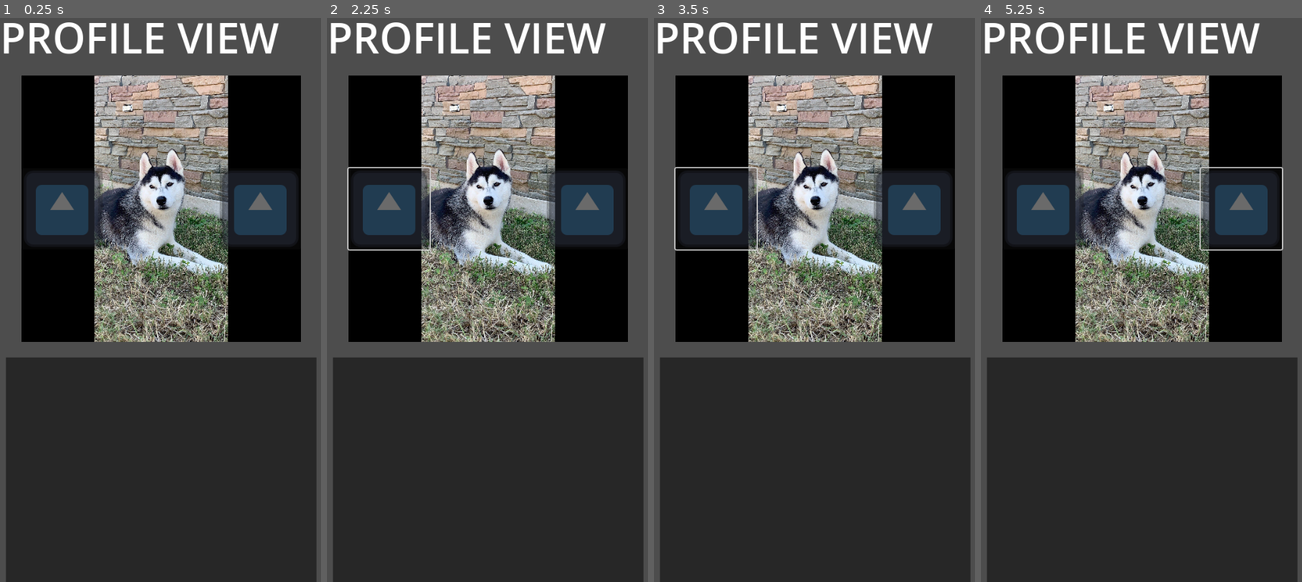
Above: before the commit, frames 1-4 (left to right).
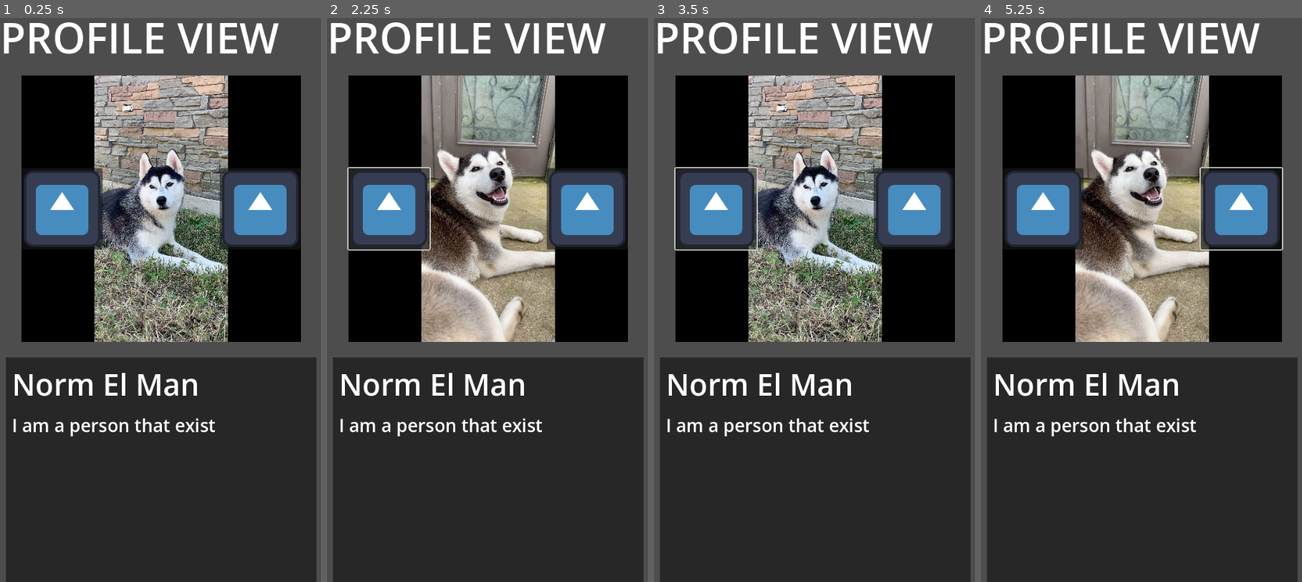
Above: after the commit, the same moments.

Repository: Wyatt5150/Dog-Tinder-Codestuff
Game: Godot game, scene res://Scenes/ProfileView.tscn
Same seed, same stepped clock (60 frames per second), same inputs: the game is played once before the commit and once after it. The project has no main scene, so this scene is started directly. The engine's default icon, where the game draws it, is replaced by a stand-in: a white triangle on a blue panel in a dark square.
Inputs (mouse positions are in pixels of both pictures, inside the frame that each line leads up to):
- Up to frame 1 (0.25 s): no input
- Up to frame 2 (2.25 s): click (587, 209) at 0.52 s; click (587, 209) at 1.27 s; click (387, 209) at 2.02 s
- Up to frame 3 (3.5 s): click (714, 209) at 2.77 s
- Up to frame 4 (5.25 s): click (1041, 209) at 3.52 s; click (1241, 209) at 4.27 s; tap Enter at 5 s; move the mouse to (1212, 266) at 5.02 s

The runs differ from the first frame. In frame 1, 7.7% of the frame differs, in the area x 4-93%, y 26-75%; in frame 2, 24%, in the area x 4-93%, y 10-75%; in frame 3, 8.0%; in frame 4, 24%.
Error before the commit: Invalid assignment of property or key 'username' with value of type 'String' on a base object of type 'RefCounted (UserProfile)'. (res://Globals/Globals.gd:20)

Commit message:
updated to current main

Diff:
--- a/Datez4Dogz/Globals/Globals.gd
+++ b/Datez4Dogz/Globals/Globals.gd
@@ -17,9 +17,9 @@
 
 func make_default_profiles():
 	var profile = UserProfile.new()
-	profile.username = "Norm El Man"
+	profile.name = "Norm El Man"
 	profile.location = "real place, tx"
-	profile.about = "I am a person that exist"
+	profile.bio = "I am a person that exist"
 	profile.pictures = [load("res://Sprites/DogPics/husky2-1.jpg"),load("res://Sprites/DogPics/husky2-2.jpg")]
 
 	undecided.append(profile)
--- a/Datez4Dogz/Scenes/ProfileView.tscn
+++ b/Datez4Dogz/Scenes/ProfileView.tscn
@@ -95,3 +95,6 @@
 layout_mode = 1
 theme_override_styles/focus = SubResource("StyleBoxEmpty_d77at")
 flat = true
+
+[connection signal="button_down" from="UserImageDisplay/Prev" to="." method="change_image" binds= [-1]]
+[connection signal="button_up" from="UserImageDisplay/Next" to="." method="change_image" binds= [1]]
--- a/Datez4Dogz/Scripts/profile_view.gd
+++ b/Datez4Dogz/Scripts/profile_view.gd
@@ -62,12 +62,12 @@
 	var container = $About/Container
 
 	var username = container.get_node("Name")
-	username.text = profile.username
+	username.text = profile.name
 
 	load_profile_buttons()
 
 	var about = container.get_node("About")
-	about.text = profile.about
+	about.text = profile.bio
 	about.position.y = username.position.y + get_label_height(username) + verPadding
 
 	# determine about container size
